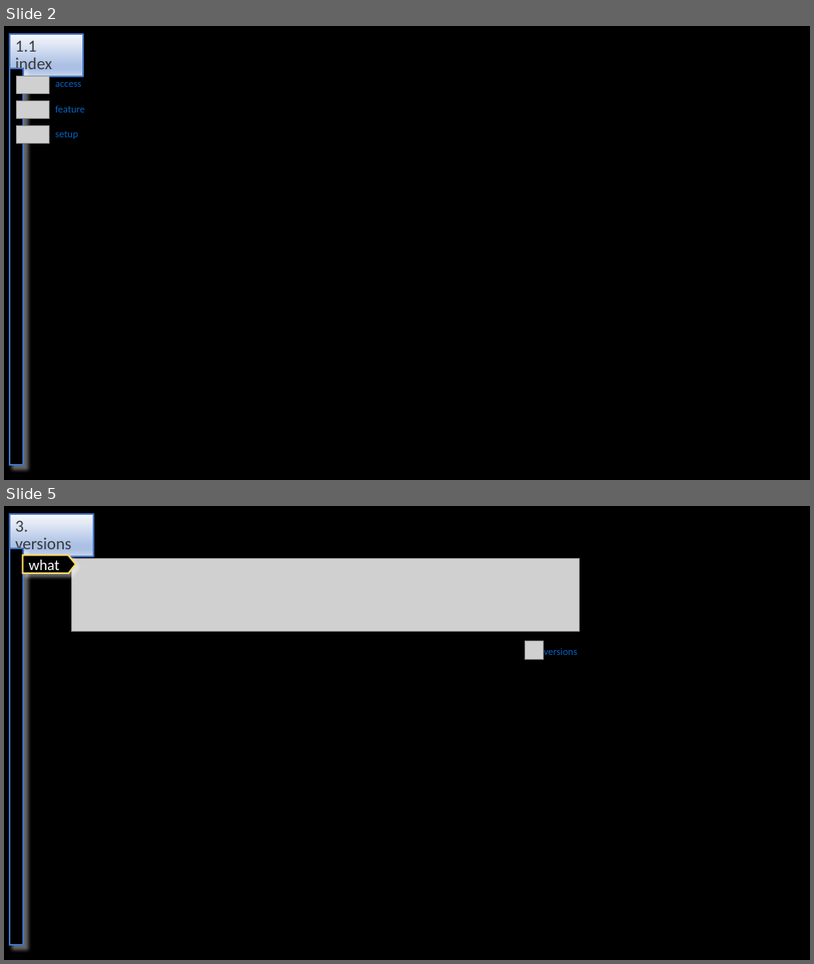
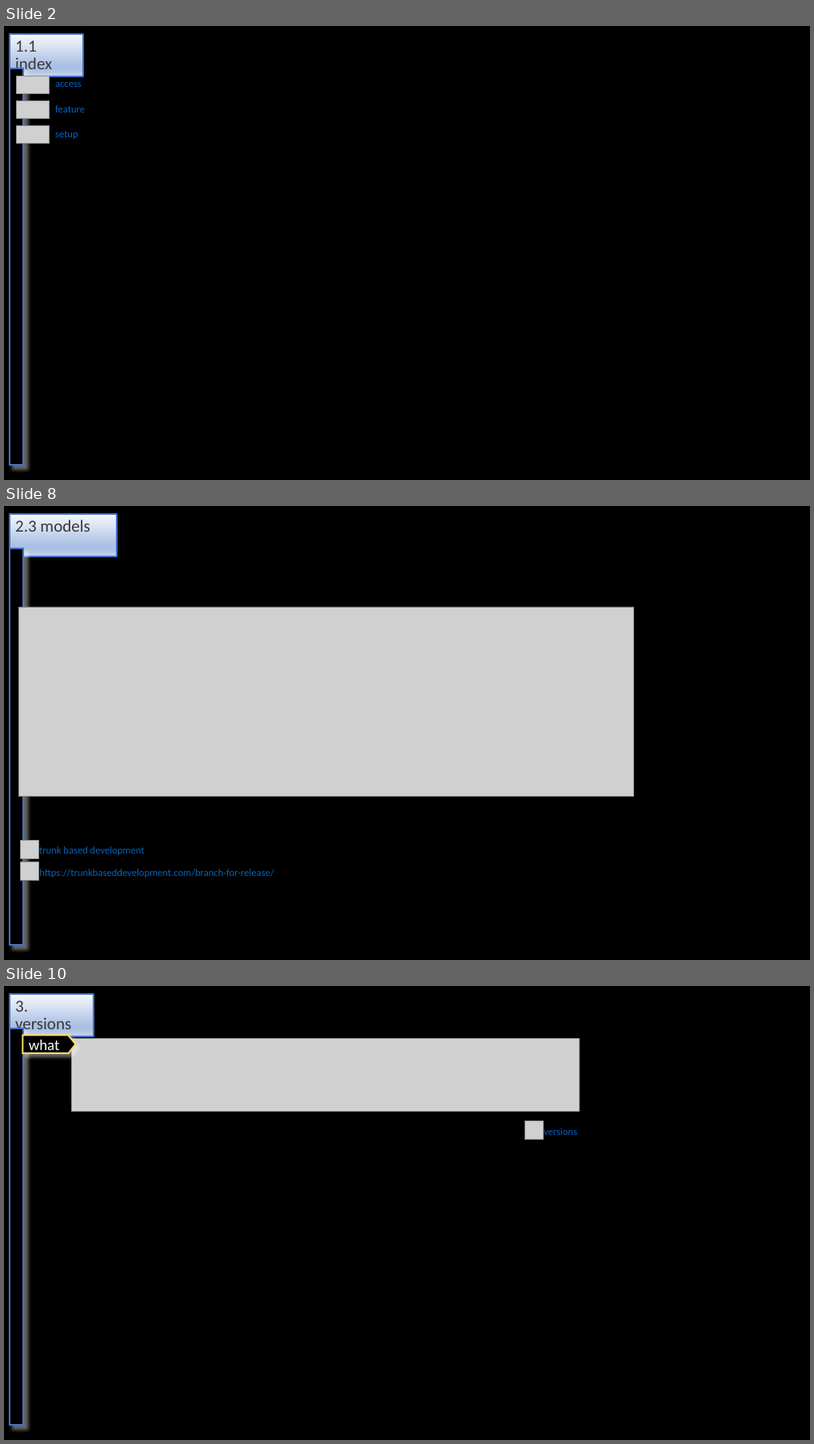
Before and after one commit to 1010836/portfolio, a slide deck: git/git.odp. Shown one above the other, each under a label of ours: slides 2 and 5 before the commit, slides 2, 8 and 10 after it; the slides between them are not shown. The pictures are 814x964 and 814x1444 pixels, drawn with LibreOffice and Linux fonts; fonts in the diff are those of the drawing; grey boxes stand for pictures. Boxes give left, top, right and bottom in pixels: in the first picture for what was removed or moved away, otherwise in the second. Text is boxed around its words. In the diff, an @@ line names an element or a change of style, - is before the commit and + after.

```diff
--- a/git/git.odp
+++ b/git/git.odp
@@ slide 8 added at [4, 506, 810, 960], background #000000 @@
@@ title added at [10, 515, 117, 539], fill gradient #F6F8FC to #ABC0E4 to #C7D5ED, outline #4472C4 2.01 pt, 20 pt, text #3B3838 @@
+2.3 models
@@ rectangle added at [10, 548, 23, 944], fill #000000, outline #4472C4 2.01 pt @@
@@ picture added at [18, 607, 634, 796] @@
@@ picture added at [20, 840, 38, 858] @@
@@ picture added at [20, 862, 38, 880] @@
@@ text added at [39, 846, 145, 855], 12 pt, text #0563C1 @@
+trunk based development
@@ text added at [39, 868, 274, 877], 12 pt, text #0563C1 @@
+https://trunkbaseddevelopment.com/branch-for-release/
@@ what was slide 5 is now slide 10 @@
```
Also in this commit, not shown: 3 slides changed, 6 other slides added, 1 slide removed, 3 other files.
